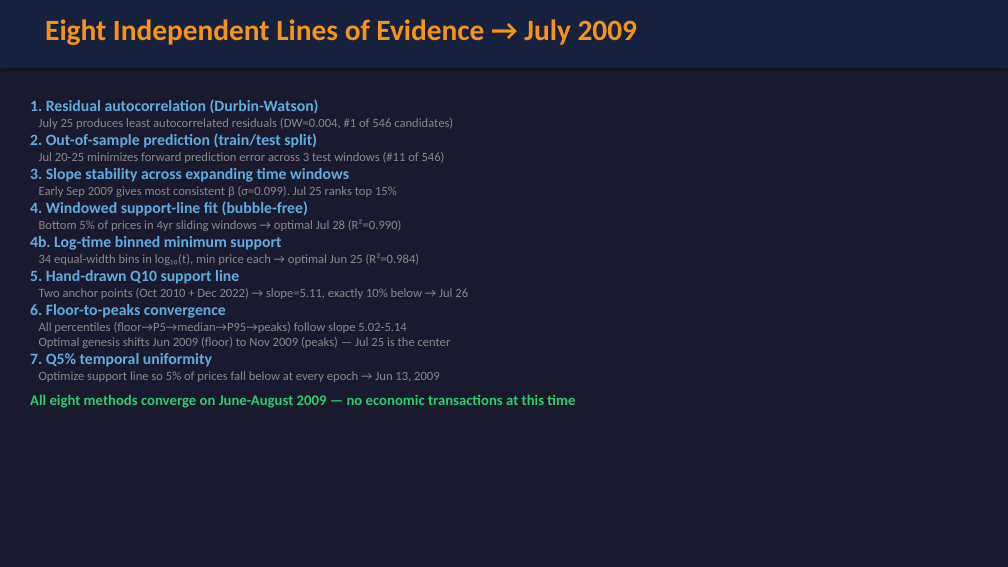
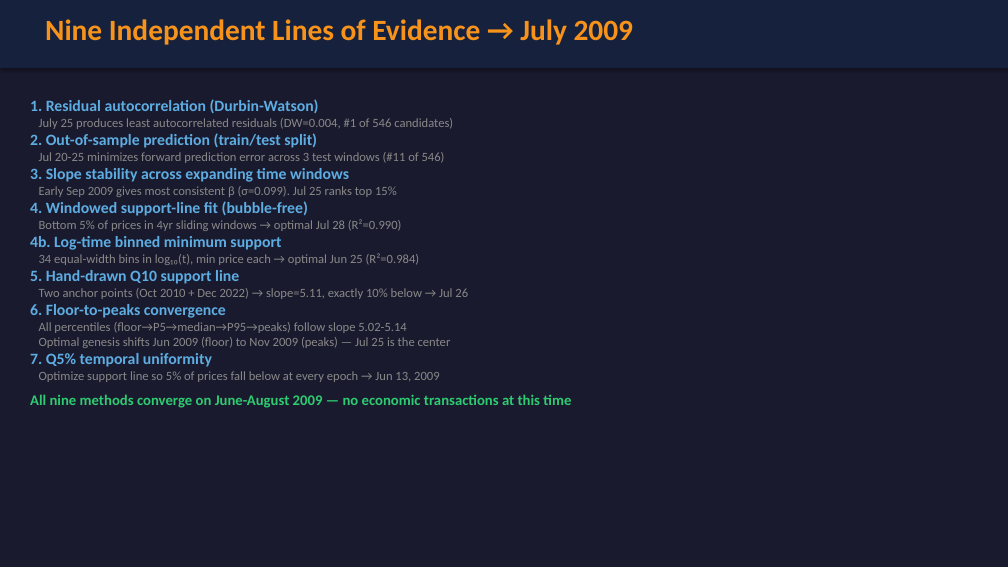
Before and after one commit to bg002h/quantoshi, a slide deck: slide 10 of bitcoin_decomposition.pptx. Drawn at 1008x567 pixels with LibreOffice and Linux fonts; fonts in the diff are those of the drawing. Boxes give left, top, right and bottom in pixels: in the first picture for what was removed or moved away, otherwise in the second. Text is boxed around its words. In the diff, an @@ line names an element or a change of style, - is before the commit and + after.

```diff
--- a/bitcoin_decomposition.pptx
+++ b/bitcoin_decomposition.pptx
@@ text at (45, 19, 634, 45): text changed @@
-Eight Independent Lines of Evidence → July 2009
+Nine Independent Lines of Evidence → July 2009
@@ text at (30, 394, 571, 408): text changed @@
-All eight methods converge on June-August 2009 — no economic transactions at this time
+All nine methods converge on June-August 2009 — no economic transactions at this time
```
Also in this commit, not shown: 1 slide added, 6 other files.
